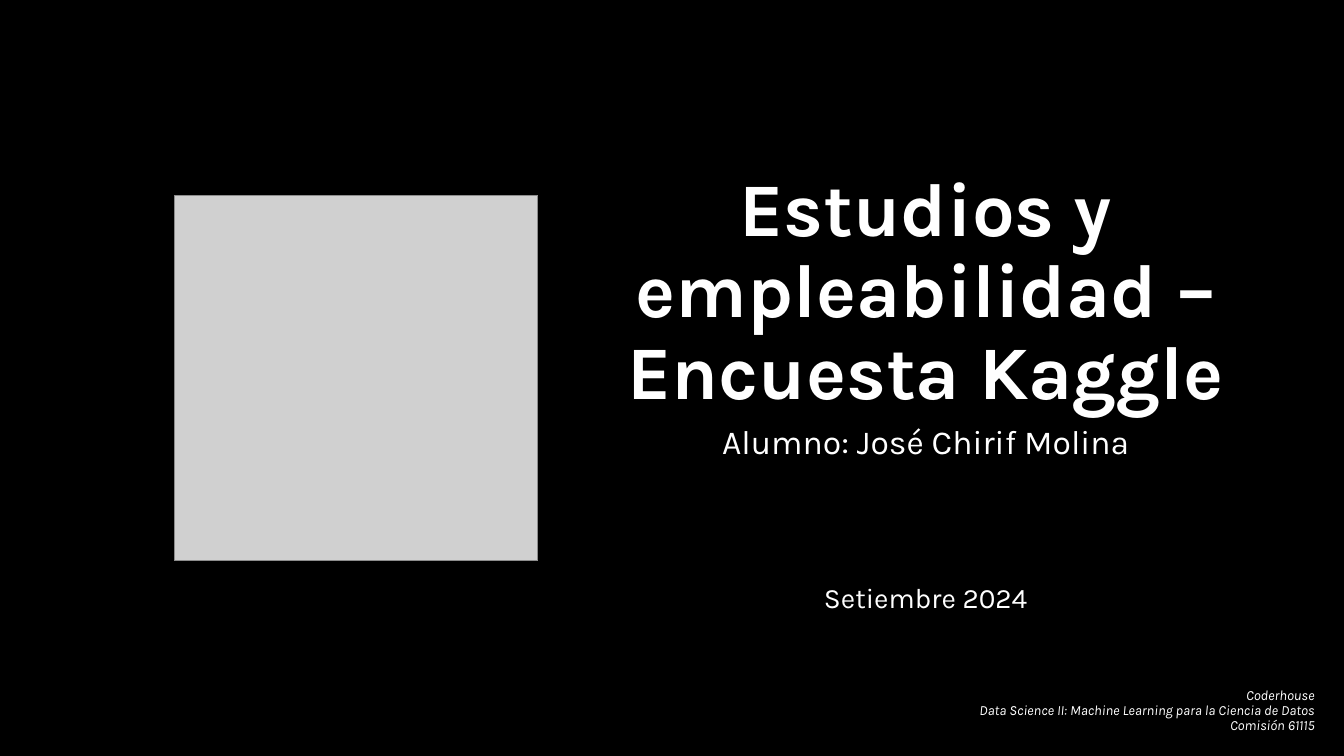
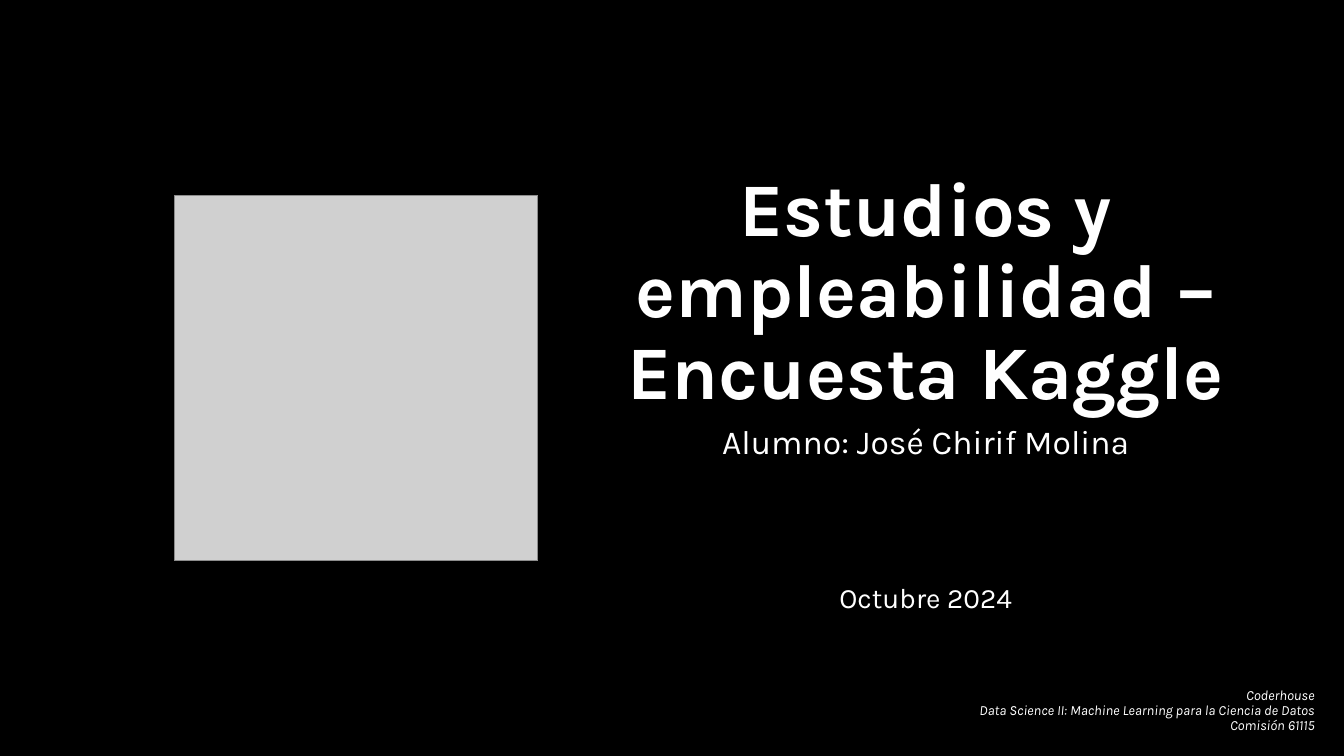
Before and after one commit to JoseChirif/Estudios-y-empleabilidad-Encuesta-kaggle, a slide deck: slide 1 of Estudios y empleabilidad.pptx. Drawn at 1344x756 pixels with LibreOffice and Linux fonts; fonts in the diff are those of the drawing; grey boxes stand for pictures; background and template pictures are left out. Boxes give left, top, right and bottom in pixels: in the first picture for what was removed or moved away, otherwise in the second. Text is boxed around its words. In the diff, an @@ line names an element or a change of style, - is before the commit and + after.

```diff
--- a/Estudios y empleabilidad.pptx
+++ b/Estudios y empleabilidad.pptx
@@ text at <box>839,589,1012,609</box>: text changed @@
-Setiembre 2024
+Octubre 2024
```
Also in this commit, not shown: 15 other slides changed, 13 slides added, 1 slide removed, 2 other files.
